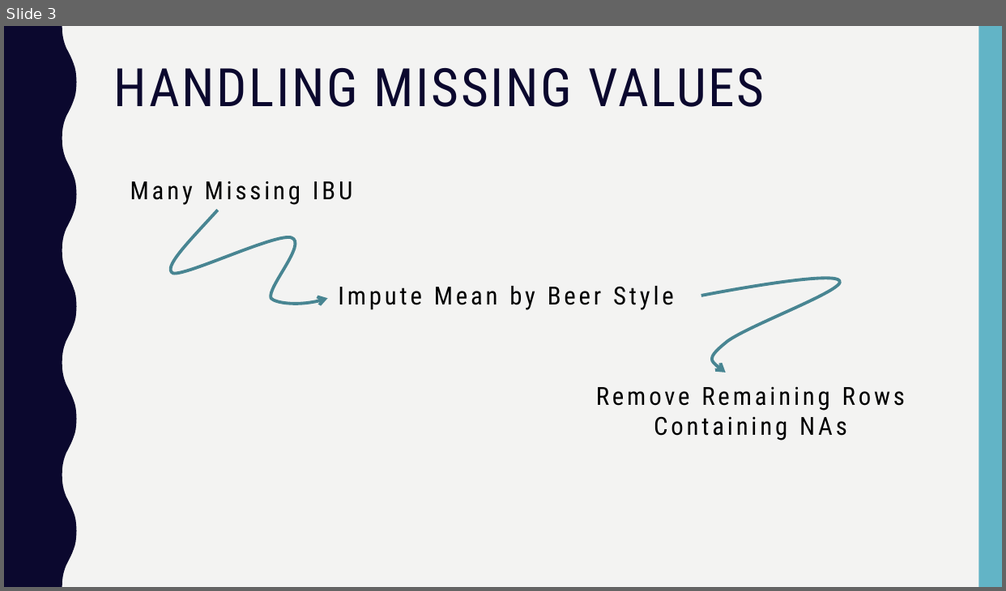
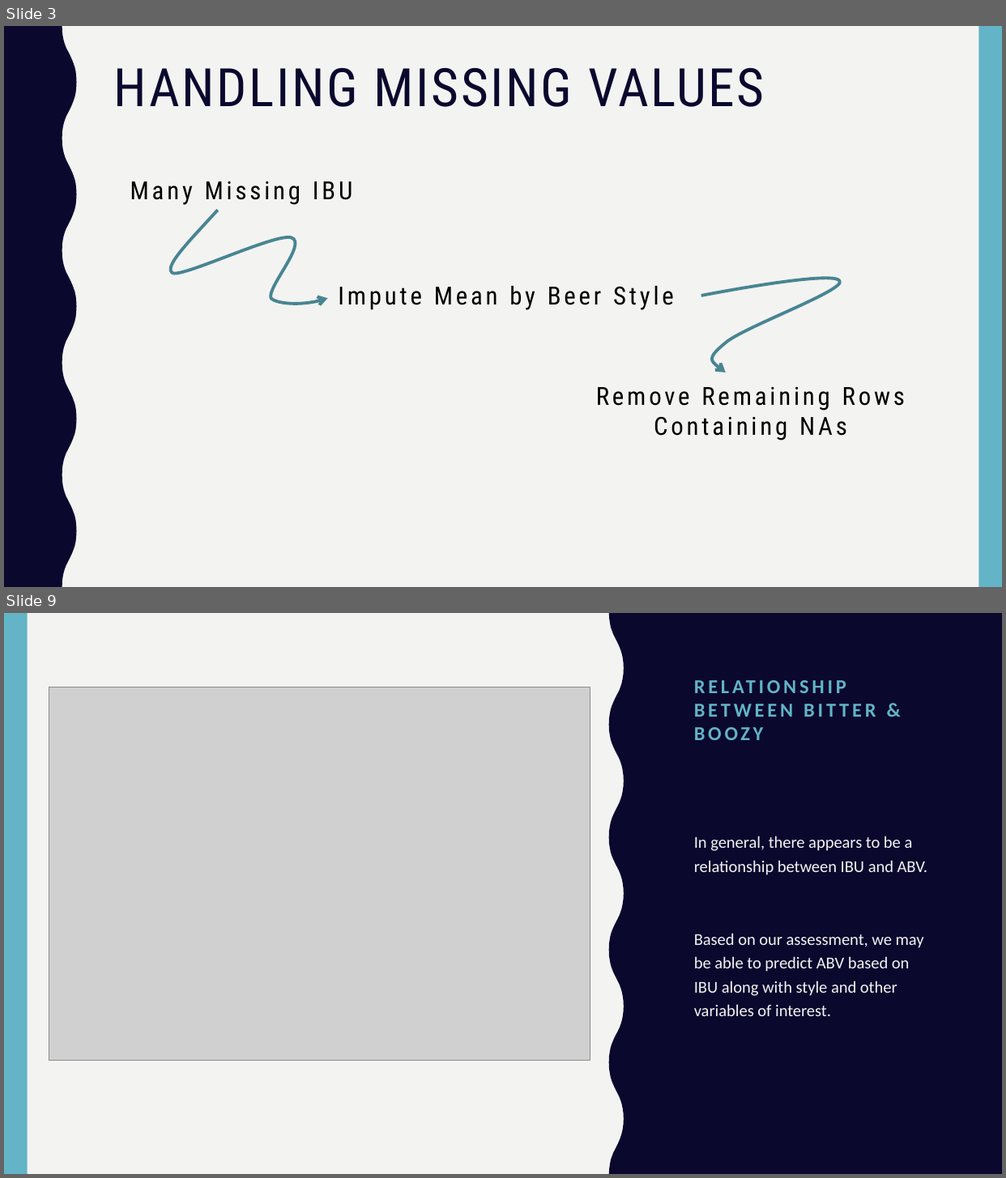
Before and after one commit to mattfarrow1/6306-project-1, a slide deck: docs/Matt_Farrow_Megan_Ball_DS6306_EDA.pptx. Shown one above the other, each under a label of ours: slide 3 before the commit, slides 3 and 9 after it; the slides between them are not shown. The pictures are 1006x591 and 1006x1178 pixels, drawn with LibreOffice and Linux fonts; fonts in the diff are those of the drawing; grey boxes stand for pictures. Boxes give left, top, right and bottom in pixels: in the first picture for what was removed or moved away, otherwise in the second. Text is boxed around its words. In the diff, an @@ line names an element or a change of style, - is before the commit and + after.

```diff
--- a/docs/Matt_Farrow_Megan_Ball_DS6306_EDA.pptx
+++ b/docs/Matt_Farrow_Megan_Ball_DS6306_EDA.pptx
@@ slide 9 added at <box>4,613,1002,1174</box>, background #F3F3F2 @@
@@ rectangle added at <box>4,613,27,1174</box>, fill #62B4C6 @@
@@ freeform shape added at <box>609,613,1002,1174</box>, fill #0B082E @@
@@ picture added at <box>49,687,590,1061</box> @@
@@ title added at <box>694,704,876,740</box>, 19 pt, text #62B4C6, bold @@
+RELATIONSHIP BETWEEN BITTER & BOOZY
@@ text added at <box>694,836,927,1016</box>, 16 pt, text #F3F3F2 @@
+In general, there appears to be a relationship between IBU and ABV.
+Based on our assessment, we may be able to predict ABV based on IBU along with style and other variables of interest.
```
Also in this commit, not shown: 4 slides changed, 1 other slide added, 1 slide removed.
